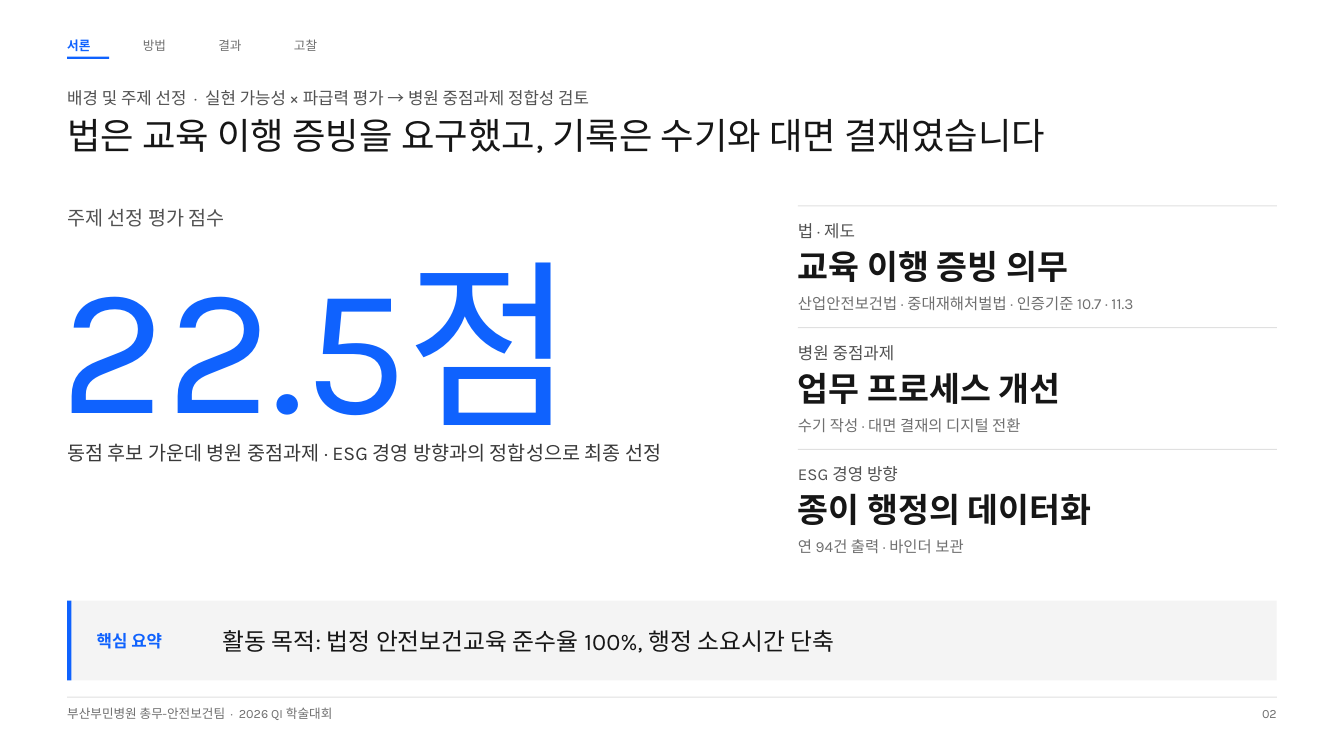
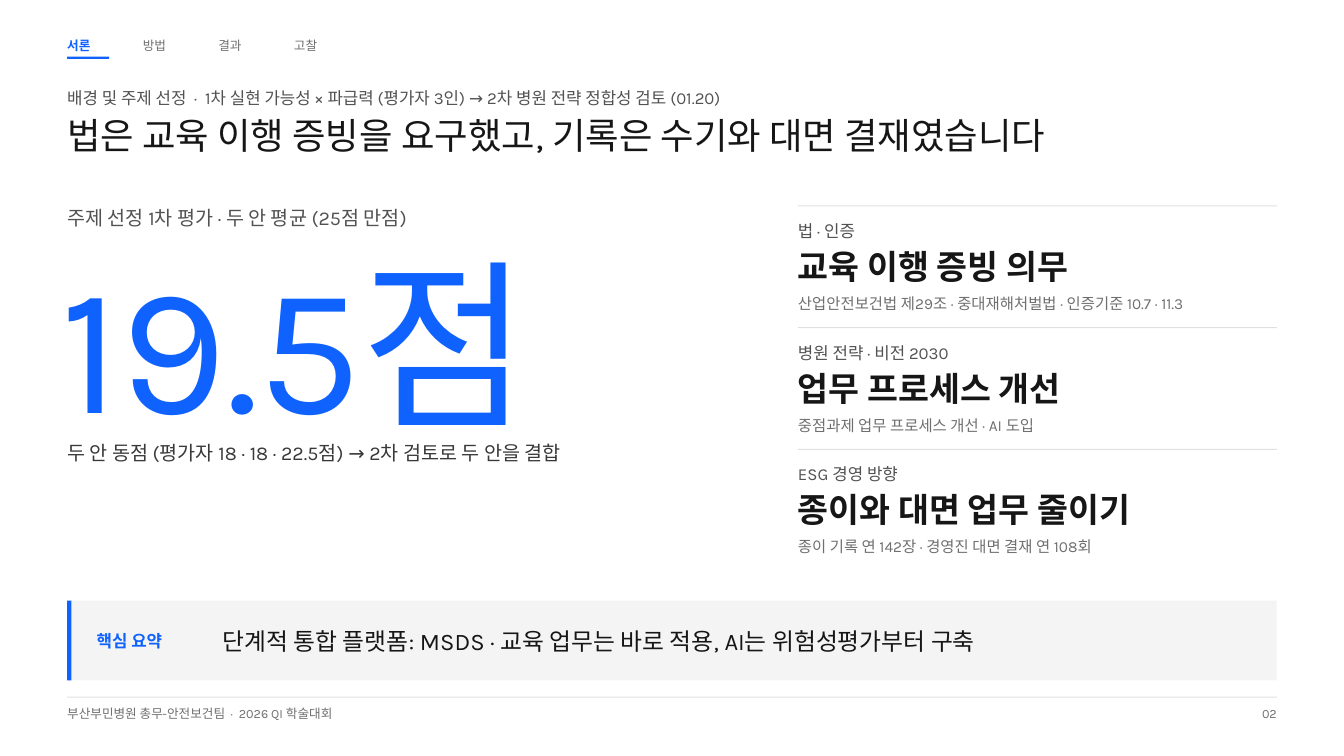
Before and after one commit to buminhealth/health, a slide deck: slide 2 of docs/QI_학술대회_발표_B.pptx. Drawn at 1344x756 pixels with LibreOffice and Linux fonts; fonts in the diff are those of the drawing. Boxes give left, top, right and bottom in pixels: in the first picture for what was removed or moved away, otherwise in the second. Text is boxed around its words. In the diff, an @@ line names an element or a change of style, - is before the commit and + after.

```diff
--- a/docs/QI_학술대회_발표_B.pptx
+++ b/docs/QI_학술대회_발표_B.pptx
@@ text at (x1=67, y1=90, x2=720, y2=106): text changed @@
-배경 및 주제 선정 · 실현 가능성 × 파급력 평가 → 병원 중점과제 정합성 검토
+배경 및 주제 선정 · 1차 실현 가능성 × 파급력 (평가자 3인) → 2차 병원 전략 정합성 검토 (01.20)
@@ text at (x1=67, y1=209, x2=407, y2=227): text changed @@
-주제 선정 평가 점수
+주제 선정 1차 평가 · 두 안 평균 (25점 만점)
@@ text at (x1=798, y1=223, x2=855, y2=239): text changed @@
-법 · 제도
+법 · 인증
@@ text at (x1=61, y1=262, x2=529, y2=455): text changed @@
-22.5점
+19.5점
@@ text at (x1=798, y1=296, x2=1183, y2=310): text changed @@
-산업안전보건법 · 중대재해처벌법 · 인증기준 10.7 · 11.3
+산업안전보건법 제29조 · 중대재해처벌법 · 인증기준 10.7 · 11.3
@@ text at (x1=798, y1=345, x2=949, y2=361): text changed @@
-병원 중점과제
+병원 전략 · 비전 2030
@@ text at (x1=798, y1=418, x2=1034, y2=432): text changed @@
-수기 작성 · 대면 결재의 디지털 전환
+중점과제 업무 프로세스 개선 · AI 도입
@@ text at (x1=67, y1=443, x2=561, y2=462): text changed @@
-동점 후보 가운데 병원 중점과제 · ESG 경영 방향과의 정합성으로 최종 선정
+두 안 동점 (평가자 18 · 18 · 22.5점) → 2차 검토로 두 안을 결합
@@ text at (x1=798, y1=493, x2=1130, y2=525): text changed @@
-종이 행정의 데이터화
+종이와 대면 업무 줄이기
@@ text at (x1=798, y1=539, x2=1092, y2=553): text changed @@
-연 94건 출력 · 바인더 보관
+종이 기록 연 142장 · 경영진 대면 결재 연 108회
@@ text at (x1=223, y1=630, x2=975, y2=653): text changed @@
-활동 목적: 법정 안전보건교육 준수율 100%, 행정 소요시간 단축
+단계적 통합 플랫폼: MSDS · 교육 업무는 바로 적용, AI는 위험성평가부터 구축
```
Also in this commit, not shown: 12 other slides changed, 5 other files.
